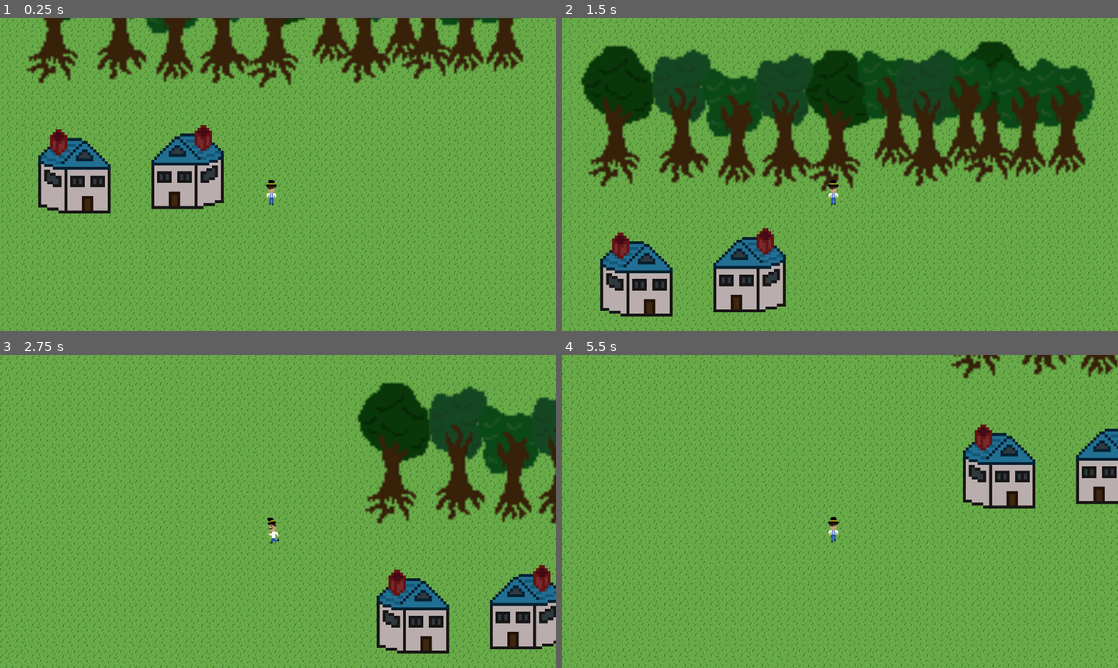
Above: before the commit, frames 1-4 (two rows, left to right).
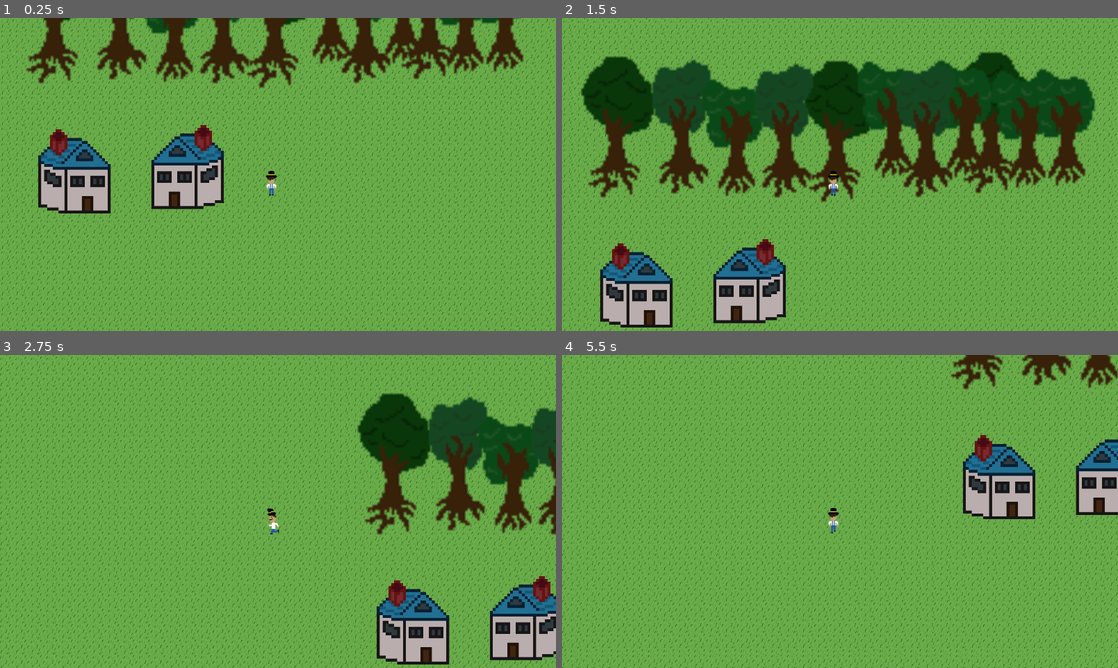
Above: after the commit, the same moments.

Repository: ian-kr/Melon
Game: Godot game, scene res://scenes/levels/town.tscn
Two runs of this game, one before a commit and one after it. Both use one fixed random seed, a clock stepped at 60 frames per second and the inputs below. This scene is started directly instead of the project's main scene.
Inputs:
- Up to frame 1 (0.25 s): no input
- Up to frame 2 (1.5 s): tap Enter at 0.5 s; hold W (up) from 0.53 s (still down); tap Space at 1.25 s
- Up to frame 3 (2.75 s): tap Enter at 2 s; release W (up) at 2.03 s; hold A (left) from 2.03 s (still down)
- Up to frame 4 (5.5 s): release A (left) at 3.53 s; hold S (down) 3.53-4.28 s; hold D (right) 4.28-5.03 s; hold W (up) from 5.03 s (still down)

The runs differ from the first frame. In frame 1, 0.1% of the frame differs, in the area x 47-50%, y 48-60%; in frame 2, 31%, in the area x 0-100%, y 0-100%; in frame 3, 25%; in frame 4, 21%.

Commit message:
Changed Collusion to Circle for mc
The reason why I did this was because the rectangle made it impossible to enter houses and it will function as a shadow under the feet.

Diff:
--- a/scenes/Player_Content/character_body_2d.tscn
+++ b/scenes/Player_Content/character_body_2d.tscn
@@ -1,10 +1,10 @@
 [gd_scene load_steps=14 format=3 uid="uid://bfekkk7kqve4c"]
 
 [ext_resource type="Script" path="res://scenes/Player_Content/character_body_2d.gd" id="1_71yju"]
-[ext_resource type="Texture2D" uid="uid://bdv3fr4mc7x4e" path="res://graphics/amishSpriteSheet.png" id="2_51d23"]
+[ext_resource type="Texture2D" uid="uid://w5r14n3b5q1d" path="res://graphics/amishSpriteSheet.png" id="2_51d23"]
 
-[sub_resource type="RectangleShape2D" id="RectangleShape2D_kvv8v"]
-size = Vector2(26, 64)
+[sub_resource type="CircleShape2D" id="CircleShape2D_1pmyt"]
+radius = 11.0
 
 [sub_resource type="Animation" id="Animation_c3rhk"]
 length = 0.001
@@ -168,11 +168,11 @@
 script = ExtResource("1_71yju")
 
 [node name="CollisionShape2D" type="CollisionShape2D" parent="."]
-position = Vector2(556, 381)
-shape = SubResource("RectangleShape2D_kvv8v")
+position = Vector2(556, 386)
+shape = SubResource("CircleShape2D_1pmyt")
 
 [node name="Sprite2D" type="Sprite2D" parent="."]
-position = Vector2(557, 384)
+position = Vector2(557, 362)
 scale = Vector2(1.84375, 2.125)
 texture = ExtResource("2_51d23")
 hframes = 20
